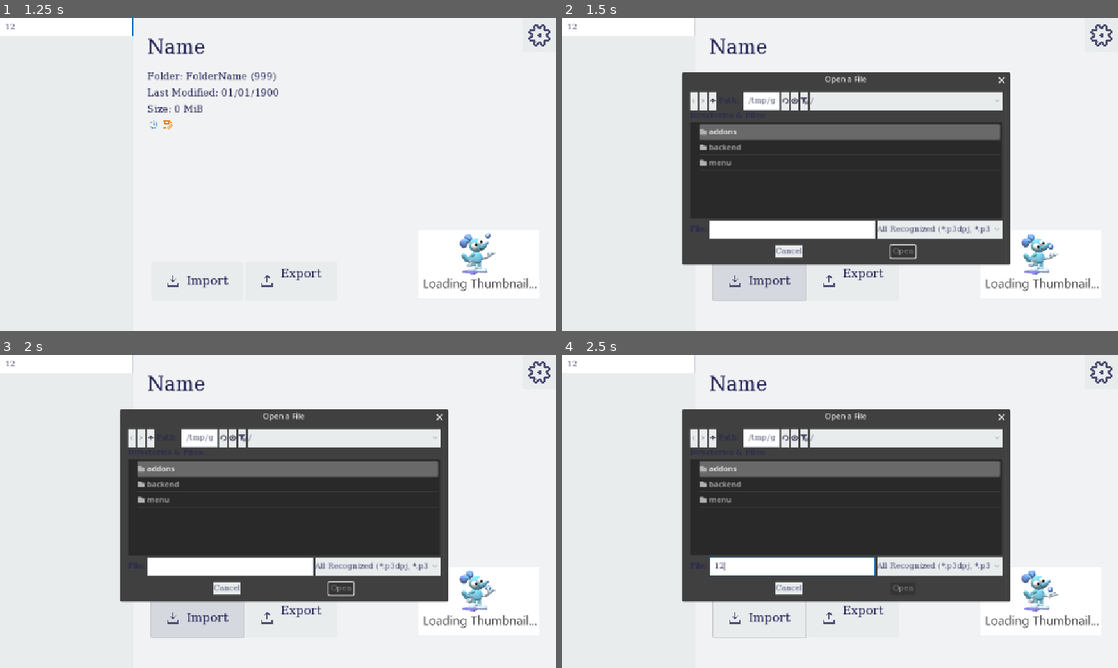
Above: before the commit, frames 1-4 (two rows, left to right).
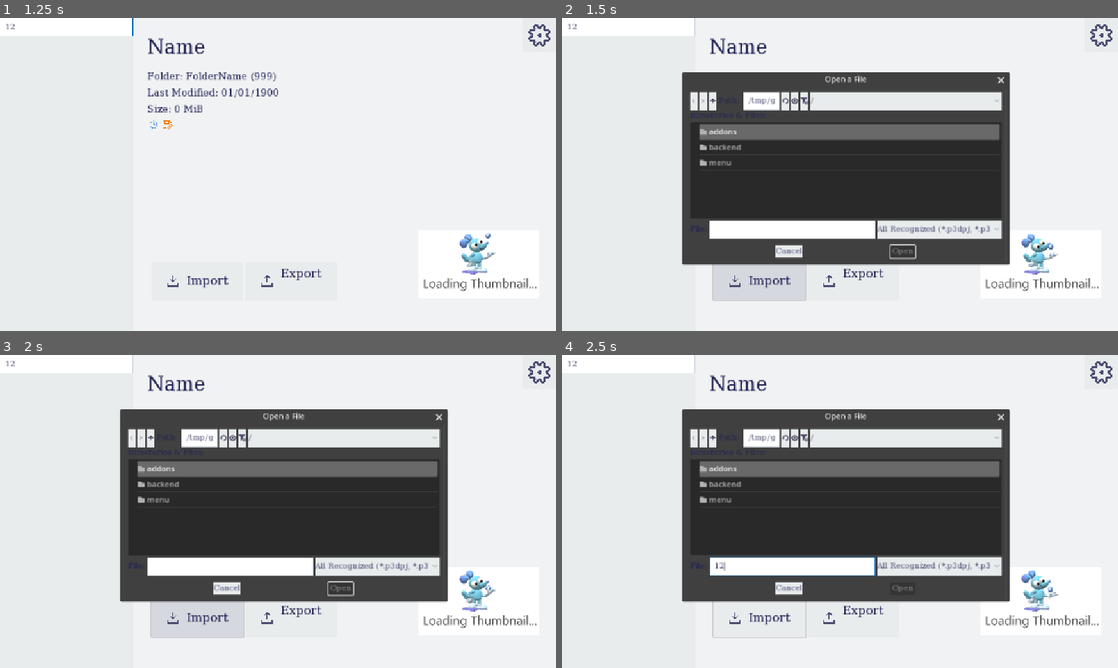
Above: after the commit, the same moments.

Repository: silkycell/Paint-3D-Project-Manager
Game: Godot game, scene res://menu/projects/projects_menu.tscn
Same seed, same stepped clock (60 frames per second), same inputs: the game is played once before the commit and once after it.
Inputs (mouse positions are in pixels of both pictures, inside the frame that each line leads up to):
- Up to frame 1 (1.25 s): click (66, 27) at 0.52 s; type "12" at 0.6 s
- Up to frame 2 (1.5 s): click (756, 280) at 1.25 s
- Up to frame 3 (2 s): no input
- Up to frame 4 (2.5 s): click (789, 567) at 2.02 s; type "12" at 2.1 s

Frame 1 is identical in both runs. In frame 2, 0.2% of the frame differs, in the area x 58-81%, y 17-79%; in frame 3, 0.2%; in frame 4, 0.2%, in the area x 56-81%, y 17-79%.

Commit message:
lock settings container

Diff:
--- a/menu/projects/projects_menu.tscn
+++ b/menu/projects/projects_menu.tscn
@@ -241,6 +241,7 @@
 grow_horizontal = 2
 grow_vertical = 2
 mouse_filter = 2
+metadata/_edit_lock_ = true
 
 [node name="SettingsMenuContainer" type="Control" parent="SettingsContainer"]
 visible = false
